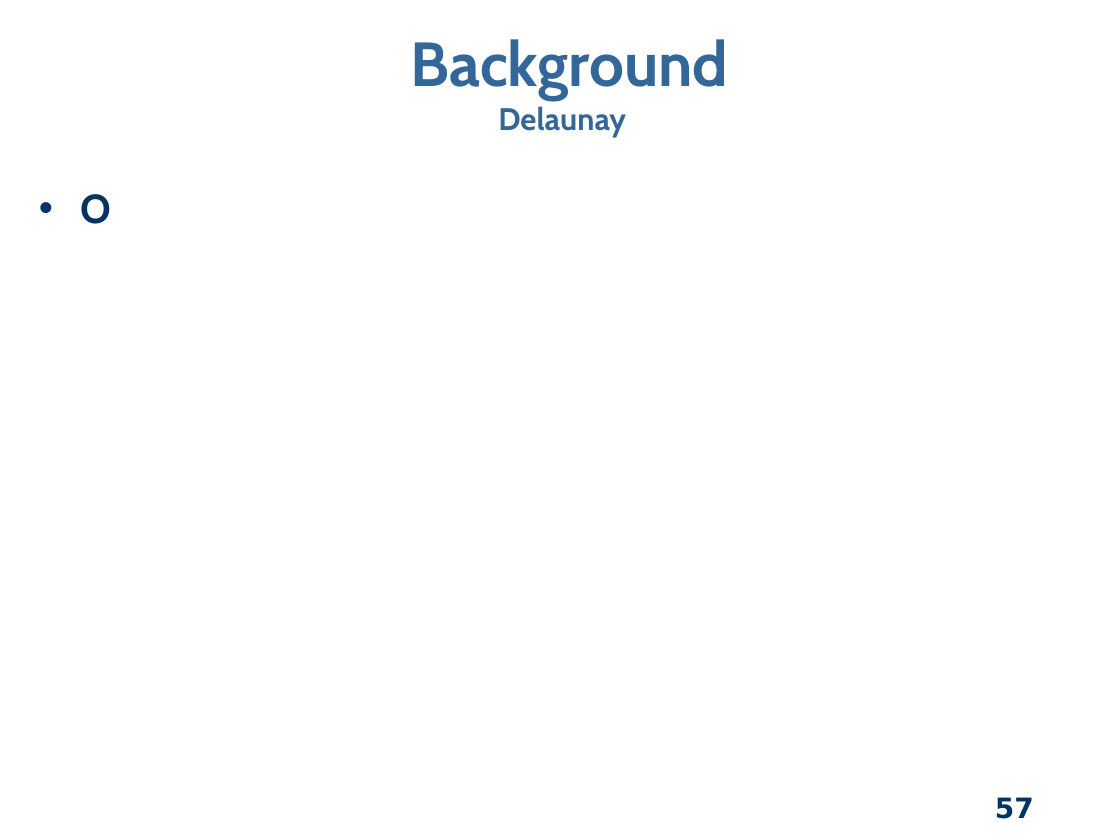
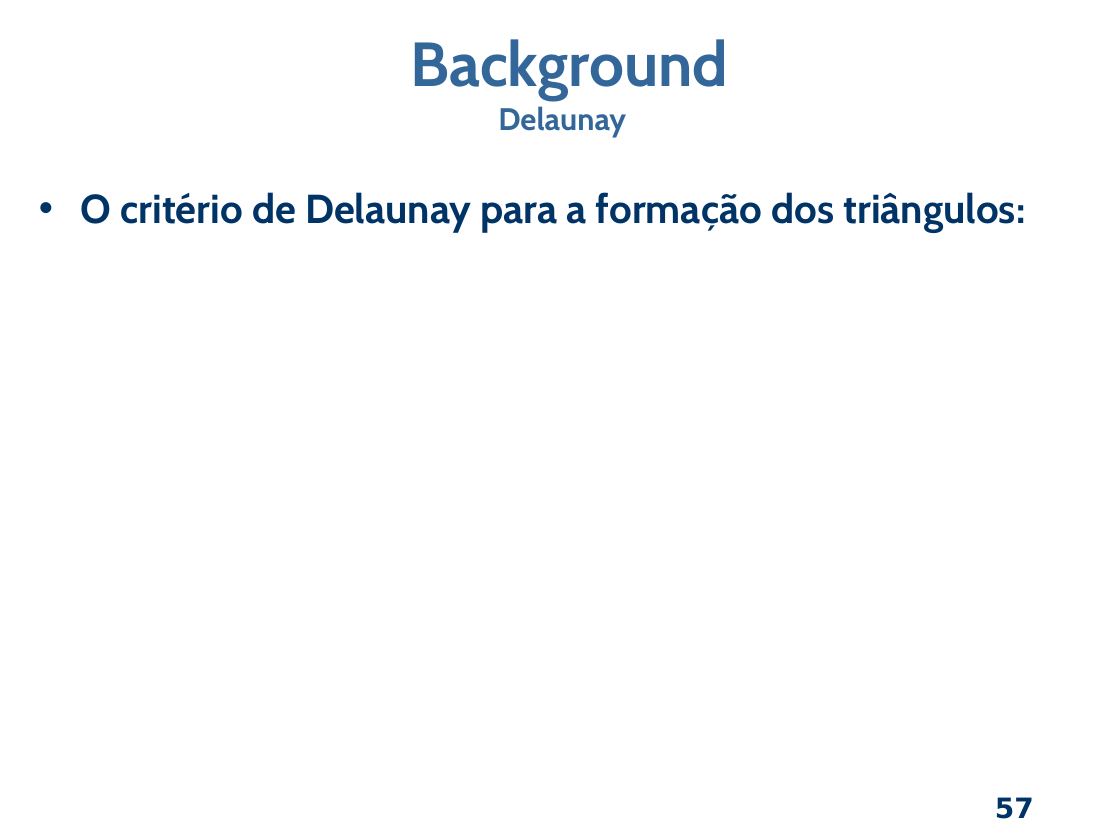
Before and after one commit to dant25/pre-proposta, a slide deck: slide 57 of apresentação/Apresentacao pre.odp. Drawn at 1120x840 pixels with LibreOffice and Linux fonts; fonts in the diff are those of the drawing; background and template pictures are left out. Boxes give left, top, right and bottom in pixels: in the first picture for what was removed or moved away, otherwise in the second. Text is boxed around its words. In the diff, an @@ line names an element or a change of style, - is before the commit and + after.

```diff
--- a/apresentação/Apresentacao pre.odp
+++ b/apresentação/Apresentacao pre.odp
@@ text at [81,192,1025,232]: text changed @@
-• O
+• O critério de Delaunay para a formação dos triângulos:
```
Also in this commit, not shown: 1 other slide changed, 7 slides added, 5 other files.
